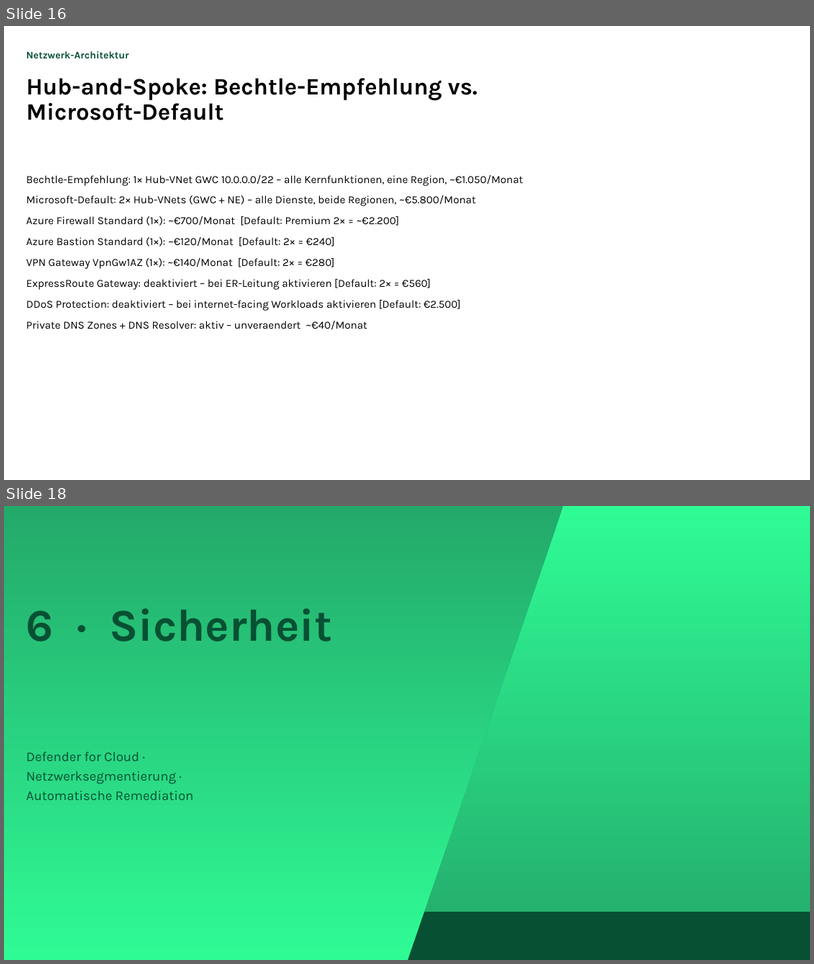
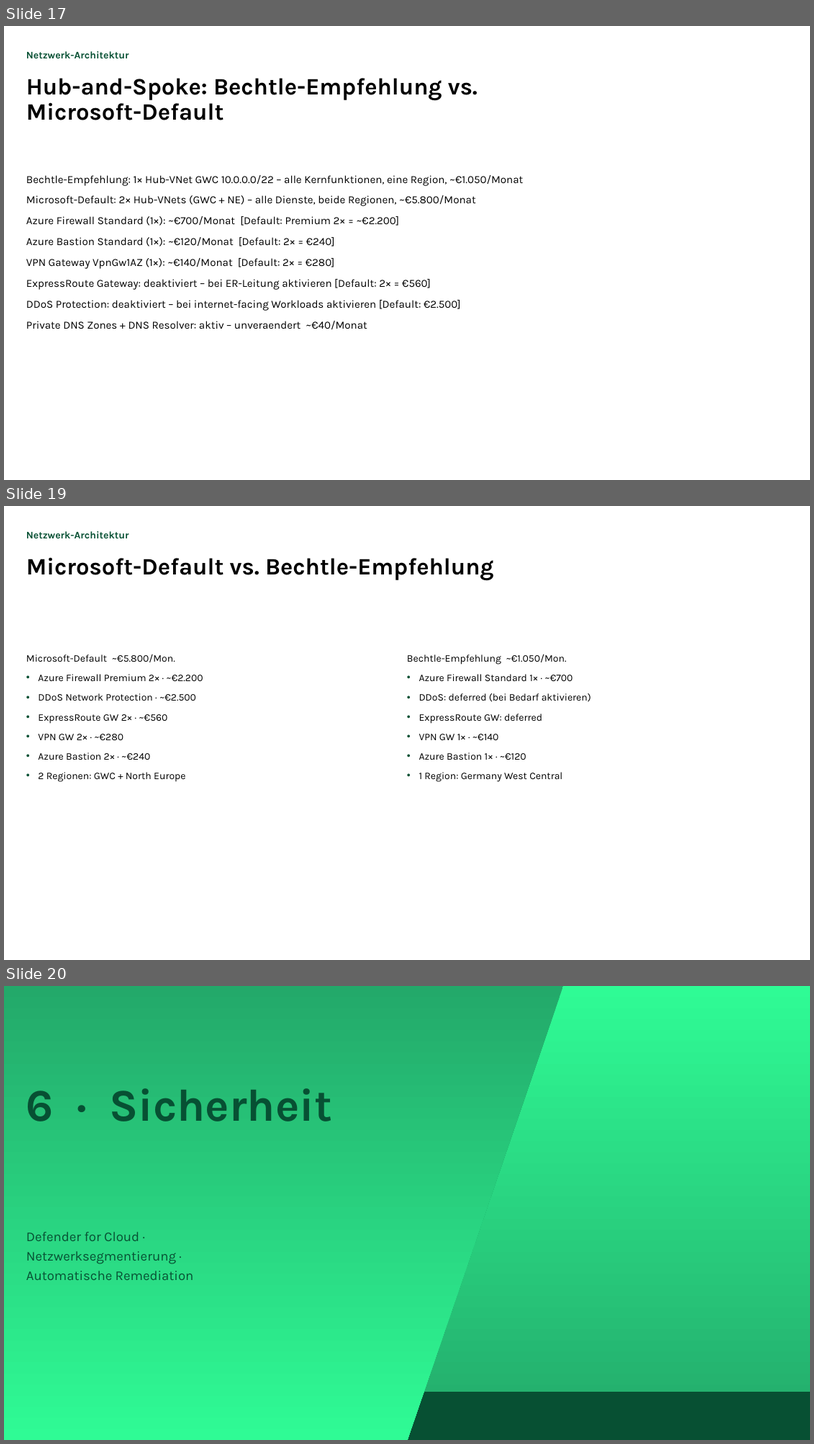
Before and after one commit to YannickBeck/azure-landing-zone, a slide deck: docs/konzept/Powerpoint/Azure-Landing-Zone-Konzept.pptx. Shown one above the other, each under a label of ours: slides 16 and 18 before the commit, slides 17, 19 and 20 after it; the slides between them are not shown. The pictures are 814x964 and 814x1444 pixels, drawn with LibreOffice and Linux fonts; fonts in the diff are those of the drawing; background and template pictures are left out. Boxes give left, top, right and bottom in pixels: in the first picture for what was removed or moved away, otherwise in the second. Text is boxed around its words. In the diff, an @@ line names an element or a change of style, - is before the commit and + after.

```diff
--- a/docs/konzept/Powerpoint/Azure-Landing-Zone-Konzept.pptx
+++ b/docs/konzept/Powerpoint/Azure-Landing-Zone-Konzept.pptx
@@ slide 19 added at bbox=[4, 506, 810, 960], background #FFFFFF @@
@@ subtitle added at bbox=[26, 531, 129, 538], 12 pt, text #075033, bold @@
+Netzwerk-Architektur
@@ title added at bbox=[26, 557, 494, 580], 28 pt, text #000000, bold @@
+Microsoft-Default vs. Bechtle-Empfehlung
@@ text added at bbox=[26, 654, 203, 782], 12 pt, text #000000 @@
+Microsoft-Default ~€5.800/Mon.
+  • Azure Firewall Premium 2× · ~€2.200
+  • DDoS Network Protection · ~€2.500
+  • ExpressRoute GW 2× · ~€560
+  • VPN GW 2× · ~€280
+  • Azure Bastion 2× · ~€240
+  • 2 Regionen: GWC + North Europe
@@ text added at bbox=[407, 654, 592, 782], 12 pt, text #000000 @@
+Bechtle-Empfehlung ~€1.050/Mon.
+  • Azure Firewall Standard 1× · ~€700
+  • DDoS: deferred (bei Bedarf aktivieren)
+  • ExpressRoute GW: deferred
+  • VPN GW 1× · ~€140
+  • Azure Bastion 1× · ~€120
+  • 1 Region: Germany West Central
@@ what was slide 16 is now slide 17 @@
@@ what was slide 18 is now slide 20 @@
```
Also in this commit, not shown: 3 slides changed, 2 other slides added, 2 other files.
